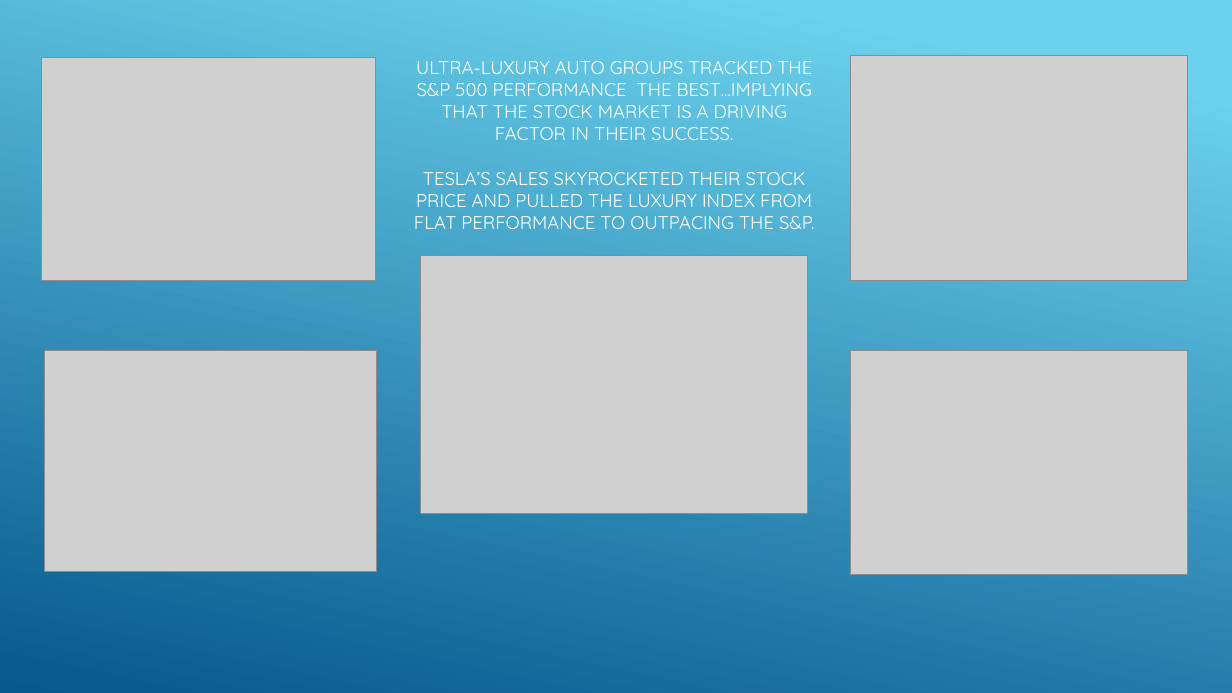
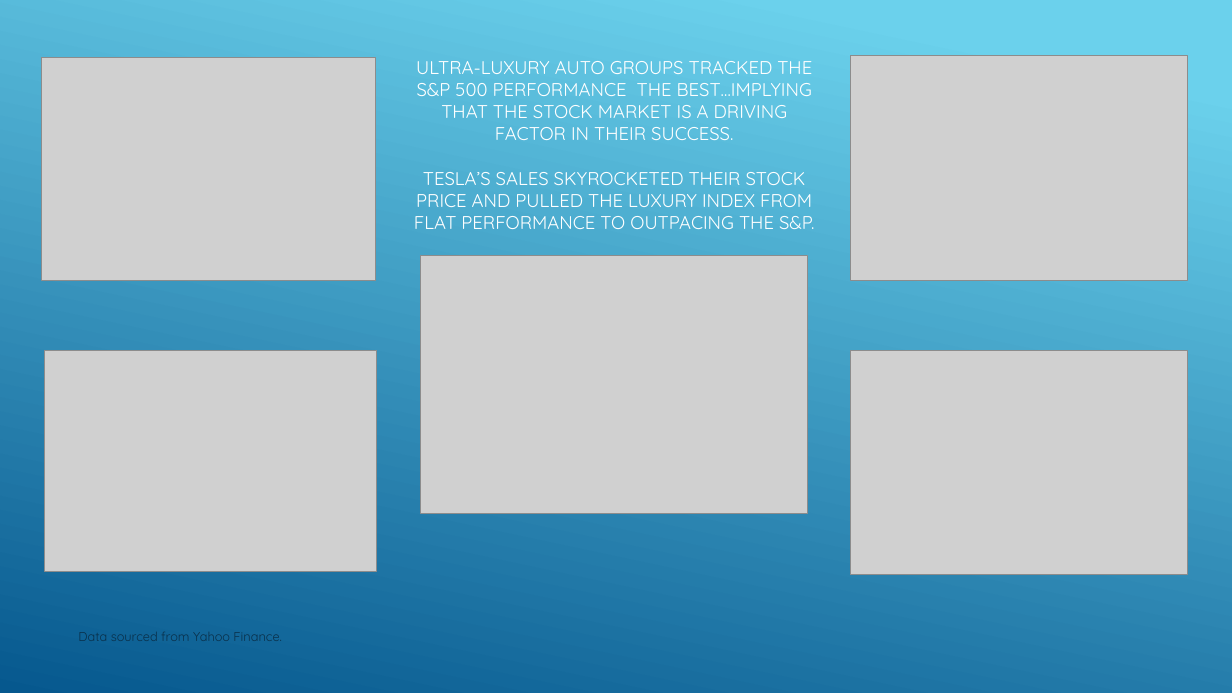
Before and after one commit to danawoodruff/Car-Sales-Analysis, a slide deck: slide 2 of StockPowerPointSlideMockup.pptx. Drawn at 1232x693 pixels with LibreOffice and Linux fonts; fonts in the diff are those of the drawing; grey boxes stand for pictures. Boxes give left, top, right and bottom in pixels: in the first picture for what was removed or moved away, otherwise in the second. Text is boxed around its words. In the diff, an @@ line names an element or a change of style, - is before the commit and + after.

```diff
--- a/StockPowerPointSlideMockup.pptx
+++ b/StockPowerPointSlideMockup.pptx
@@ text added at (78, 632, 281, 641), 10 pt, text #0A304A @@
+Data sourced from Yahoo Finance.
```
Also in this commit, not shown: 4 other slides changed, 1 slide added, 1 slide removed, 5 other files.
